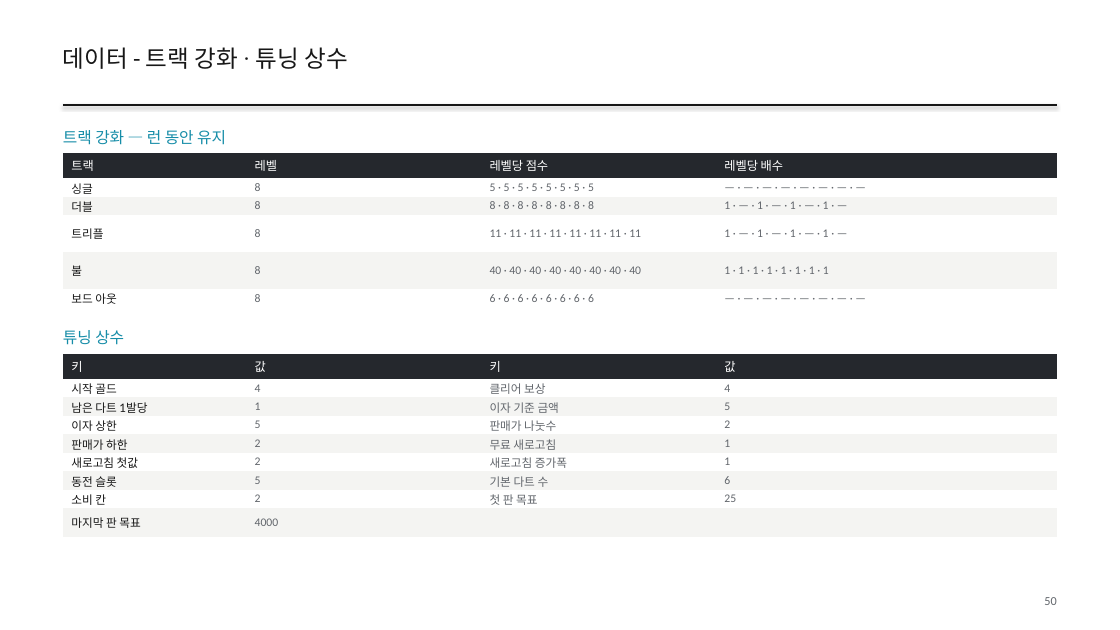
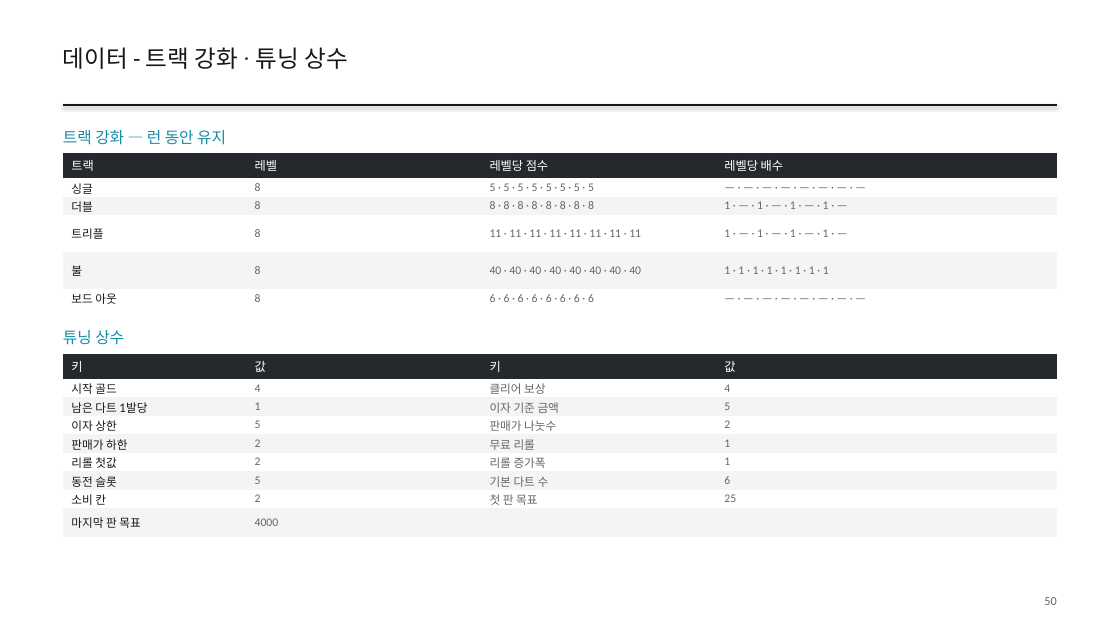
Before and after one commit to GGbong69/test-03, a slide deck: slide 50 of docs/HIGHTONE_기획서.pptx. Drawn at 1120x630 pixels with LibreOffice and Linux fonts; fonts in the diff are those of the drawing. Boxes give left, top, right and bottom in pixels: in the first picture for what was removed or moved away, otherwise in the second. Text is boxed around its words. In the diff, an @@ line names an element or a change of style, - is before the commit and + after.

```diff
--- a/docs/HIGHTONE_기획서.pptx
+++ b/docs/HIGHTONE_기획서.pptx
@@ table at (63,354,1058,532) @@
-row 5, column 3: 무료 새로고침
+row 5, column 3: 무료 리롤
-row 6, column 1: 새로고침 첫값
+row 6, column 1: 리롤 첫값
-row 6, column 3: 새로고침 증가폭
+row 6, column 3: 리롤 증가폭
```
Also in this commit, not shown: 12 other slides changed, 31 other files.
